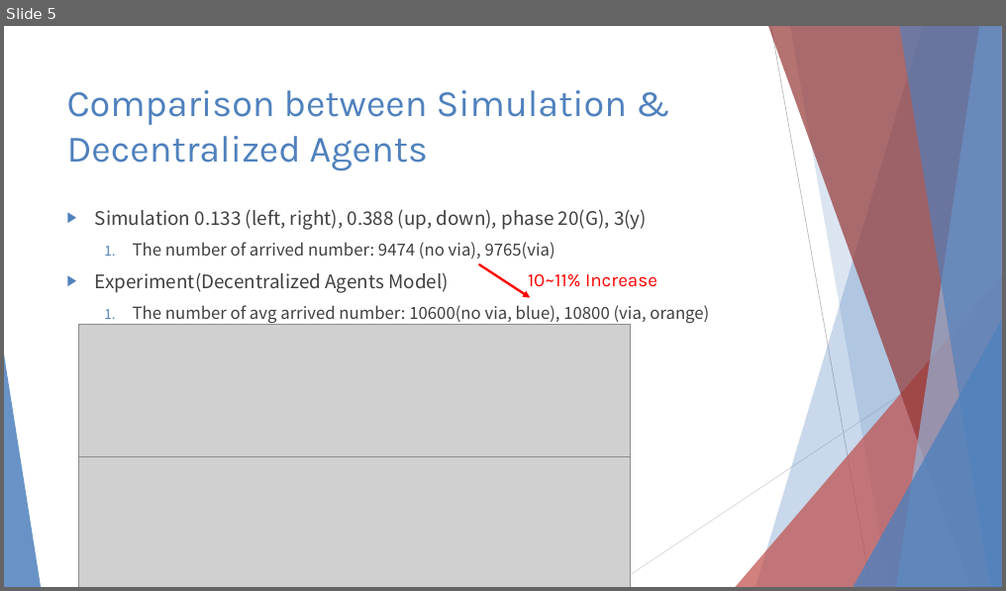
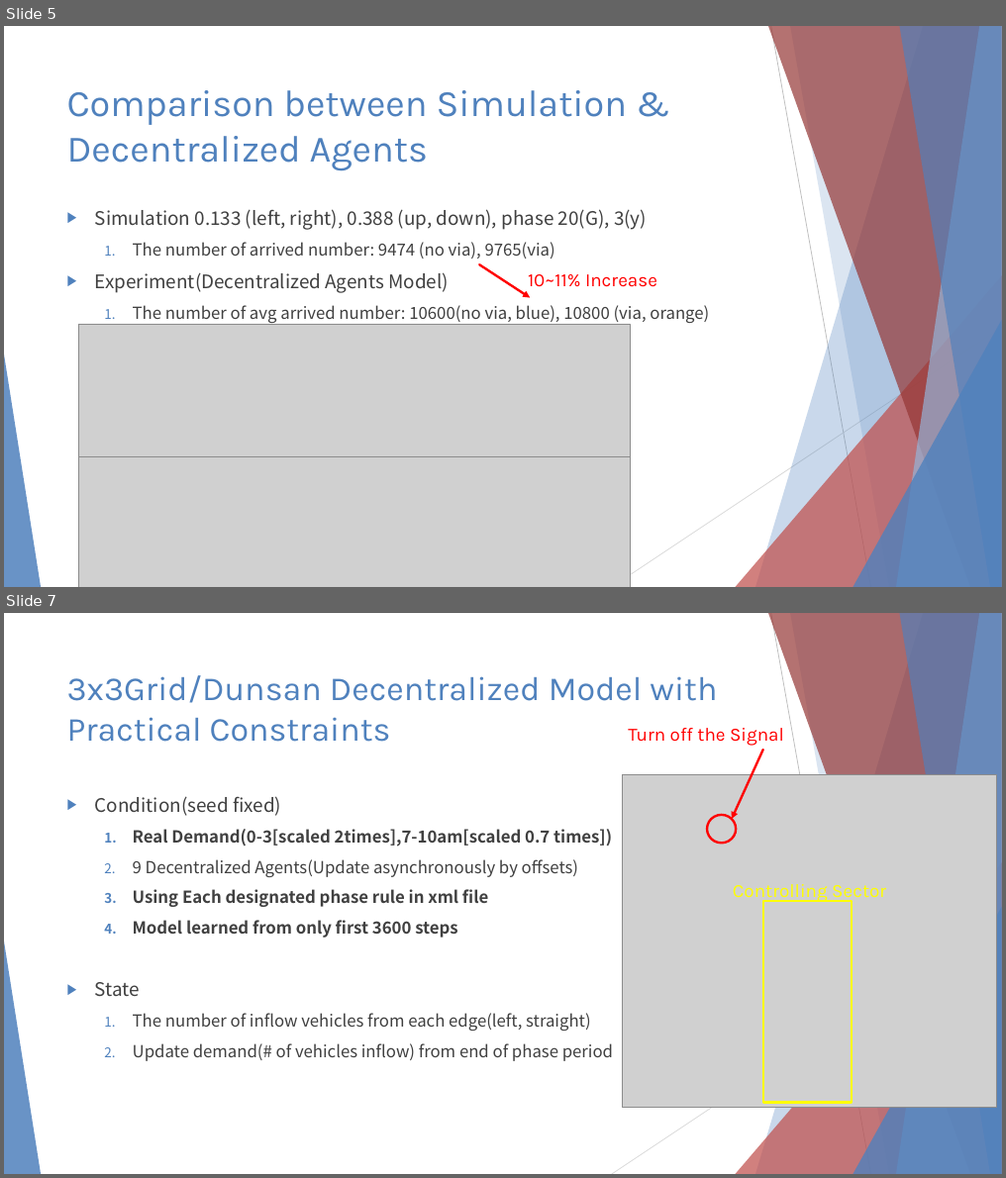
Before and after one commit to 3neutronstar/rl-constraints-traffic, a slide deck: Traffic Optimization Final Speech.pptx. Shown one above the other, each under a label of ours: slide 5 before the commit, slides 5 and 7 after it; the slides between them are not shown. The pictures are 1006x591 and 1006x1178 pixels, drawn with LibreOffice and Linux fonts; fonts in the diff are those of the drawing; grey boxes stand for pictures. Boxes give left, top, right and bottom in pixels: in the first picture for what was removed or moved away, otherwise in the second. Text is boxed around its words. In the diff, an @@ line names an element or a change of style, - is before the commit and + after.

```diff
--- a/Traffic Optimization Final Speech.pptx
+++ b/Traffic Optimization Final Speech.pptx
@@ slide 7 added at (4, 613, 1002, 1174), background #FFFFFF; not listed: 10 template elements that a slide beside it also shows @@
@@ title added at (67, 675, 717, 742), 32.4 pt, text #4F81BD @@
+3x3Grid/Dunsan Decentralized Model with Practical Constraints
@@ text added at (628, 728, 784, 746), 18 pt, text #FF0000 @@
+Turn off the Signal
@@ arrow added from (763, 750) to (732, 819), #FF0000 2.25 pt @@
@@ picture added at (623, 774, 996, 1107) @@
@@ text added at (95, 796, 613, 1061), 16 pt, text #404040 @@
+▶ Condition(seed fixed)
+  1. Real Demand(0-3[scaled 2times],7-10am[scaled 0.7 times])
+  2. 9 Decentralized Agents(Update asynchronously by offsets)
+  3. Using Each designated phase rule in xml file
+  4. Model learned from only first 3600 steps
+▶ State
+  1. The number of inflow vehicles from each edge(left, straight)
+  2. Update demand(# of vehicles inflow) from end of phase period
@@ ellipse added at (707, 815, 737, 844), outline #FF0000 2.25 pt @@
@@ text added at (733, 884, 886, 903), 18 pt, text #FFFF00 @@
+Controlling Sector
@@ rectangle added at (763, 901, 851, 1103), outline #FFFF00 2.25 pt @@
```
Also in this commit, not shown: 8 slides changed, 1 other slide added, 1 slide removed, 5 other files.
